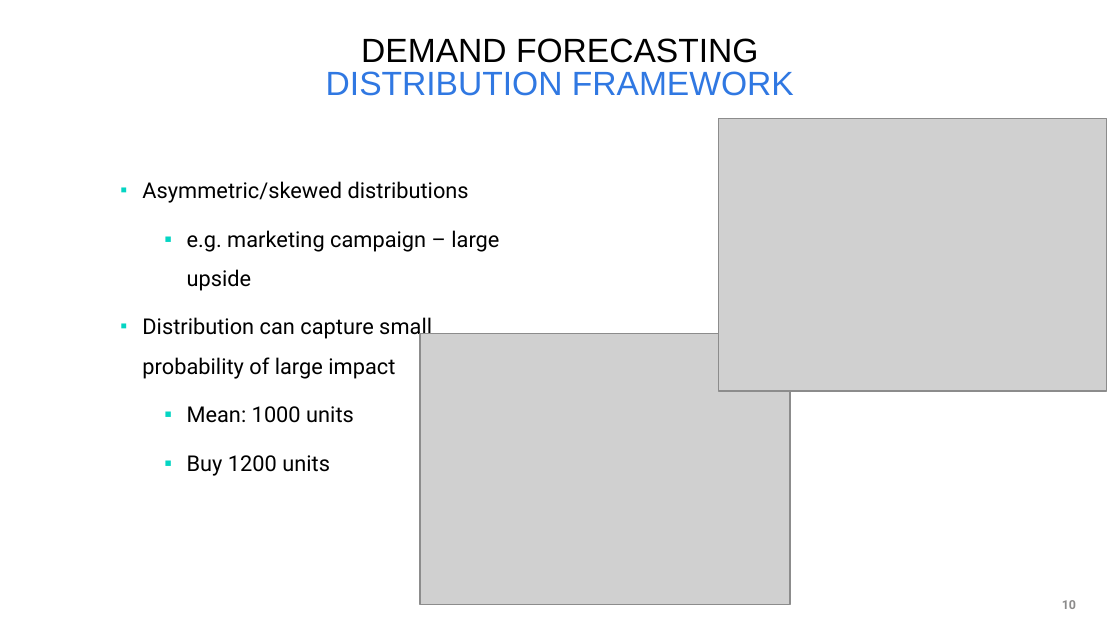
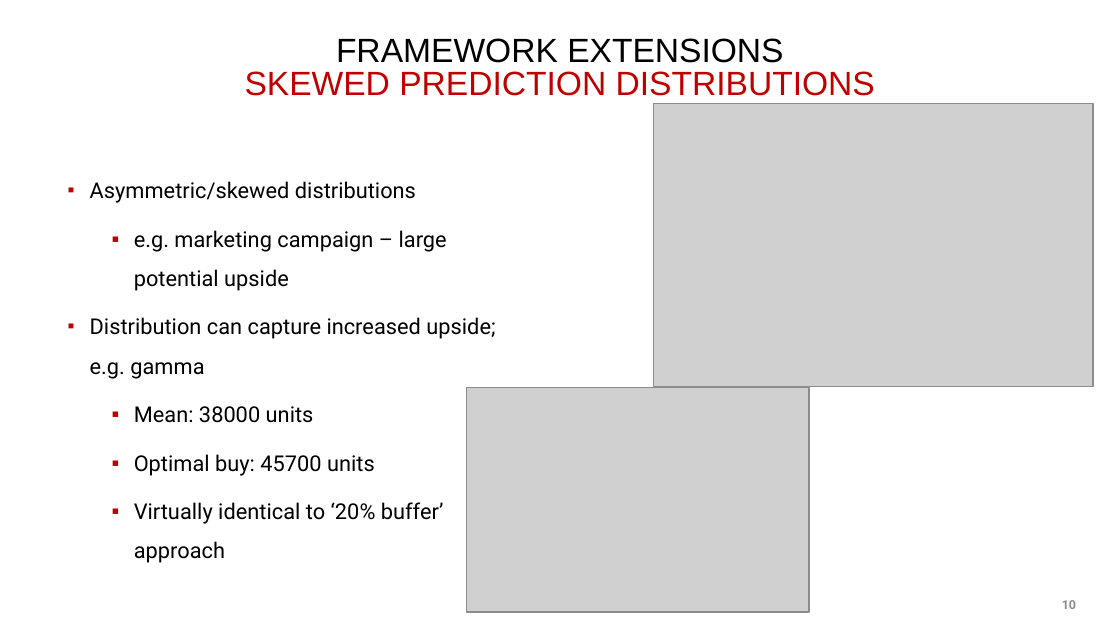
Before and after one commit to cwcomiskey/Misc, a slide deck: slide 10 of adidas/7June2019_putting.pptx. Drawn at 1120x630 pixels with LibreOffice and Linux fonts; fonts in the diff are those of the drawing; grey boxes stand for pictures; background and template pictures are left out. Boxes give left, top, right and bottom in pixels: in the first picture for what was removed or moved away, otherwise in the second. Text is boxed around its words. In the diff, an @@ line names an element or a change of style, - is before the commit and + after.

```diff
--- a/adidas/7June2019_putting.pptx
+++ b/adidas/7June2019_putting.pptx
@@ title at (245, 38, 875, 96): text changed; text colour #3078E2 to #C00000 @@
-DEMAND FORECASTING
-DISTRIBUTION FRAMEWORK
+FRAMEWORK EXTENSIONS
+SKEWED PREDICTION DISTRIBUTIONS
@@ picture: place and size @@
-picture at (719, 119, 1108, 392)
+picture at (653, 103, 1093, 386)
@@ text "Asymmetric/skewed distributions": place and size @@
-text "Asymmetric/skewed distributions" at (142, 181, 499, 476)
+text "Asymmetric/skewed distributions" at (90, 181, 495, 563)
@@ text at (90, 181, 416, 203): bullet colour #04D5C3 to #C00000 @@
@@ text at (90, 230, 495, 563): text changed @@
-    ▪ e.g. marketing campaign – large upside
-  ▪ Distribution can capture small probability of large impact
-    ▪ Mean: 1000 units
-    ▪ Buy 1200 units
+    ▪ e.g. marketing campaign – large potential upside
+  ▪ Distribution can capture increased upside; e.g. gamma
+    ▪ Mean: 38000 units
+    ▪ Optimal buy: 45700 units
+    ▪ Virtually identical to ‘20% buffer’ approach
@@ picture: place and size @@
-picture at (420, 334, 790, 605)
+picture at (467, 388, 810, 613)
```
Also in this commit, not shown: 10 other slides changed, 2 slides added, 1 other file.
